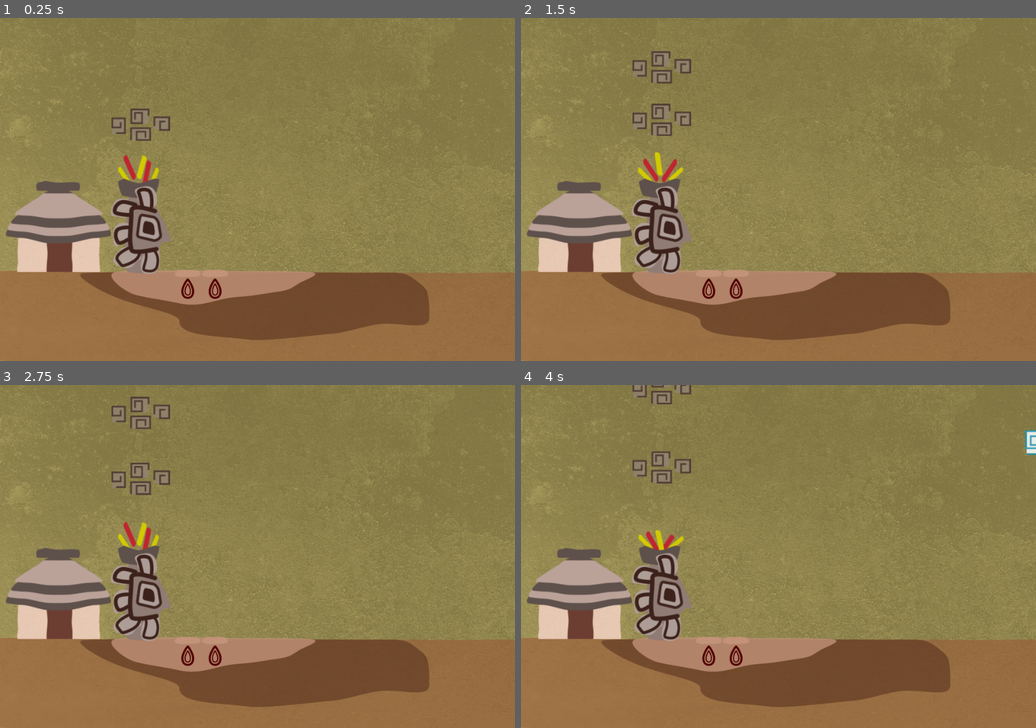
Above: before the commit, frames 1-4 (two rows, left to right).
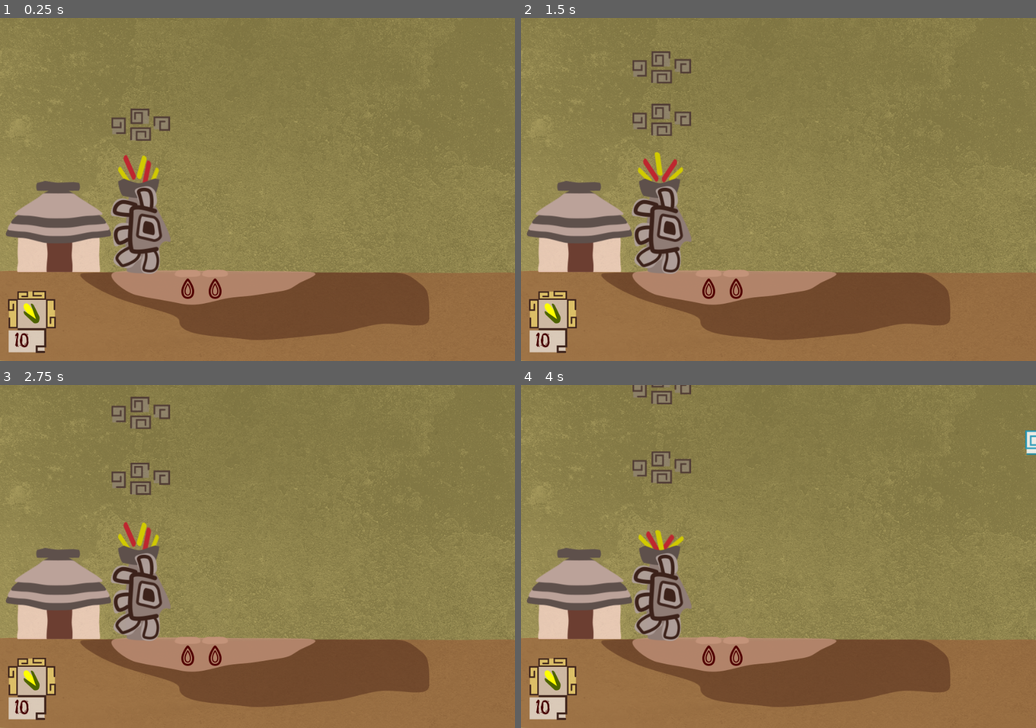
Above: after the commit, the same moments.

Repository: solivo/popol
Game: Godot game, scene res://main/Main.tscn
Same seed, same stepped clock (60 frames per second), same inputs: the game is played once before the commit and once after it. Before the commit the project starts from res://world/World.tscn.
Inputs (mouse positions are in pixels of both pictures, inside the frame that each line leads up to):
- Up to frame 1 (0.25 s): no input
- Up to frame 2 (1.5 s): move the mouse to (778, 148) at 0.52 s; press the mouse at (778, 148) at 0.53 s; move the mouse to (675, 206) at 1.27 s; release the mouse at (675, 206) at 1.28 s; click (675, 206) at 1.35 s
- Up to frame 3 (2.75 s): move the mouse to (309, 481) at 2.02 s; press the mouse at (309, 481) at 2.03 s
- Up to frame 4 (4 s): move the mouse to (752, 625) at 2.77 s; release the mouse at (752, 625) at 2.78 s; click (752, 625) at 2.85 s; move the mouse to (933, 607) at 3.52 s; press the mouse at (933, 607) at 3.53 s

The runs differ from the first frame. In frame 1, 1.4% of the frame differs, in the area x 1-11%, y 79-98%; in frame 2, 1.4%; in frame 3, 1.4%; in frame 4, 1.4%.

Commit message:
Main and GUI scenes initialized, Corn amount panel created

Diff:
--- /dev/null
+++ b/main/Main.tscn
@@ -0,0 +1,10 @@
+[gd_scene load_steps=3 format=2]
+
+[ext_resource path="res://world/World.tscn" type="PackedScene" id=1]
+[ext_resource path="res://scenes/gui/GUI.tscn" type="PackedScene" id=2]
+
+[node name="Node" type="Node"]
+
+[node name="World" parent="." instance=ExtResource( 1 )]
+
+[node name="GUI" parent="." instance=ExtResource( 2 )]
--- a/project.godot
+++ b/project.godot
@@ -21,7 +21,7 @@
 [application]
 
 config/name="hombres_maiz"
-run/main_scene="res://world/World.tscn"
+run/main_scene="res://main/Main.tscn"
 config/icon="res://icon.png"
 
 [display]
--- /dev/null
+++ b/scenes/gui/GUI.tscn
@@ -0,0 +1,38 @@
+[gd_scene load_steps=3 format=2]
+
+[ext_resource path="res://scenes/gui/assets/corn_amount_panel/corn_amount_panel.png" type="Texture" id=1]
+[ext_resource path="res://scenes/gui/assets/fonts/font_panel.tres" type="DynamicFont" id=2]
+
+[node name="GUI" type="Control"]
+anchor_right = 1.0
+anchor_bottom = 1.0
+
+[node name="MarginContainer" type="MarginContainer" parent="."]
+anchor_top = 1.0
+anchor_bottom = 1.0
+margin_top = -131.0
+margin_right = 104.0
+custom_constants/margin_left = 15
+custom_constants/margin_bottom = 15
+
+[node name="MainPanel" type="HBoxContainer" parent="MarginContainer"]
+margin_left = 15.0
+margin_right = 104.0
+margin_bottom = 116.0
+size_flags_horizontal = 0
+size_flags_vertical = 0
+
+[node name="CornAmountPanel" type="TextureRect" parent="MarginContainer/MainPanel"]
+margin_right = 89.0
+margin_bottom = 116.0
+texture = ExtResource( 1 )
+
+[node name="Label" type="Label" parent="MarginContainer/MainPanel/CornAmountPanel"]
+anchor_top = 1.0
+anchor_bottom = 1.0
+margin_left = 12.0
+margin_top = -49.0
+margin_right = 45.0
+custom_fonts/font = ExtResource( 2 )
+custom_colors/font_color = Color( 0.278431, 0.0156863, 0.0156863, 1 )
+text = "10"
--- /dev/null
+++ b/scenes/gui/assets/fonts/font_panel.tres
@@ -0,0 +1,8 @@
+[gd_resource type="DynamicFont" load_steps=2 format=2]
+
+[ext_resource path="res://scenes/gui/assets/fonts/Flavors-Regular.ttf" type="DynamicFontData" id=1]
+
+[resource]
+size = 38
+use_filter = true
+font_data = ExtResource( 1 )
--- a/world/World.tscn
+++ b/world/World.tscn
@@ -57,6 +57,7 @@
 shape = SubResource( 3 )
 
 [node name="Ground" type="StaticBody2D" parent="."]
+editor/display_folded = true
 position = Vector2( 480, 560 )
 collision_layer = 2
 
Binary file added: scenes/gui/assets/corn_amount_panel/corn_amount_panel.png
Not shown, added: scenes/gui/assets/corn_amount_panel/corn_amount_panel.png.import
Binary file added: scenes/gui/assets/fonts/Flavors-Regular.ttf
Binary file added: scenes/gui/assets/fonts/NanumBrushScript-Regular.ttf
Not shown, added: scenes/gui/assets/fonts/Stylish-Regular.ttf
